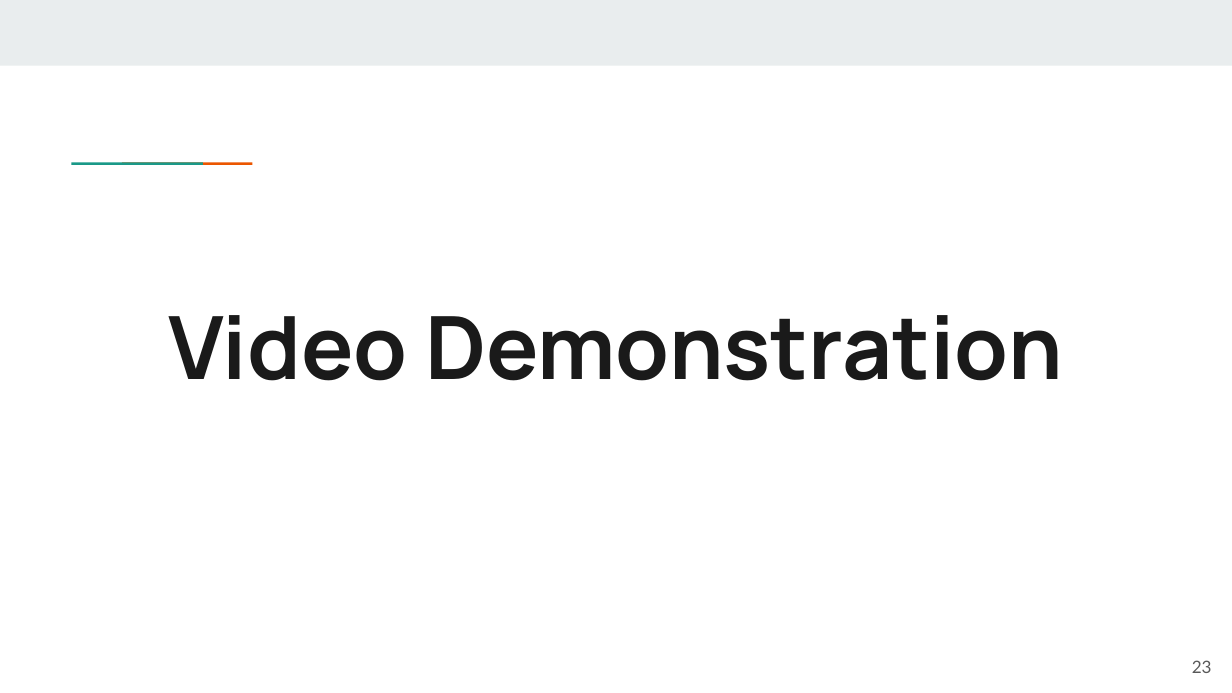
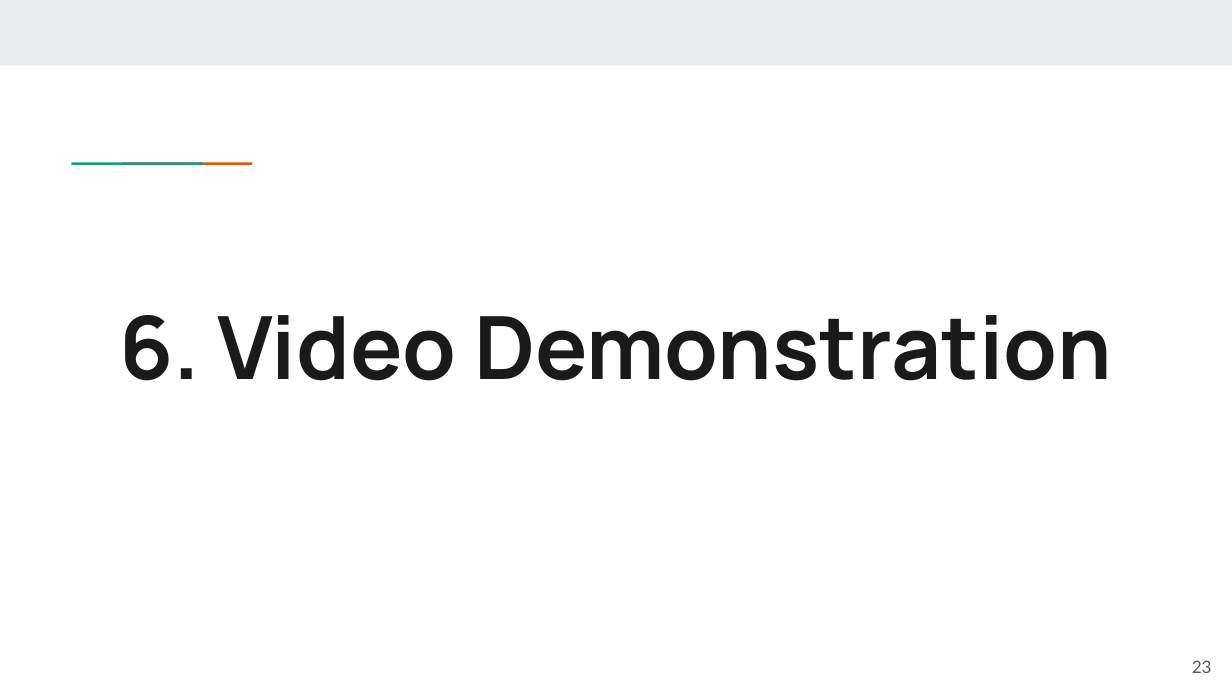
Before and after one commit to Asm-Nurussafa/Advanced-Embedded-System--Team-Exemplary, a slide deck: slide 23 of Advanced Embedded systems/Final presentation/Advanced Embedded Systems_Team Exemplary.pptx. Drawn at 1232x693 pixels with LibreOffice and Linux fonts; fonts in the diff are those of the drawing. Boxes give left, top, right and bottom in pixels: in the first picture for what was removed or moved away, otherwise in the second. Text is boxed around its words. In the diff, an @@ line names an element or a change of style, - is before the commit and + after.

```diff
--- a/Advanced Embedded systems/Final presentation/Advanced Embedded Systems_Team Exemplary.pptx
+++ b/Advanced Embedded systems/Final presentation/Advanced Embedded Systems_Team Exemplary.pptx
@@ text at (120, 315, 1112, 381): text changed @@
-Video Demonstration
+6. Video Demonstration
```
Also in this commit, not shown: 3 other slides changed, 1 slide added, 1 slide removed, 2 other files.
